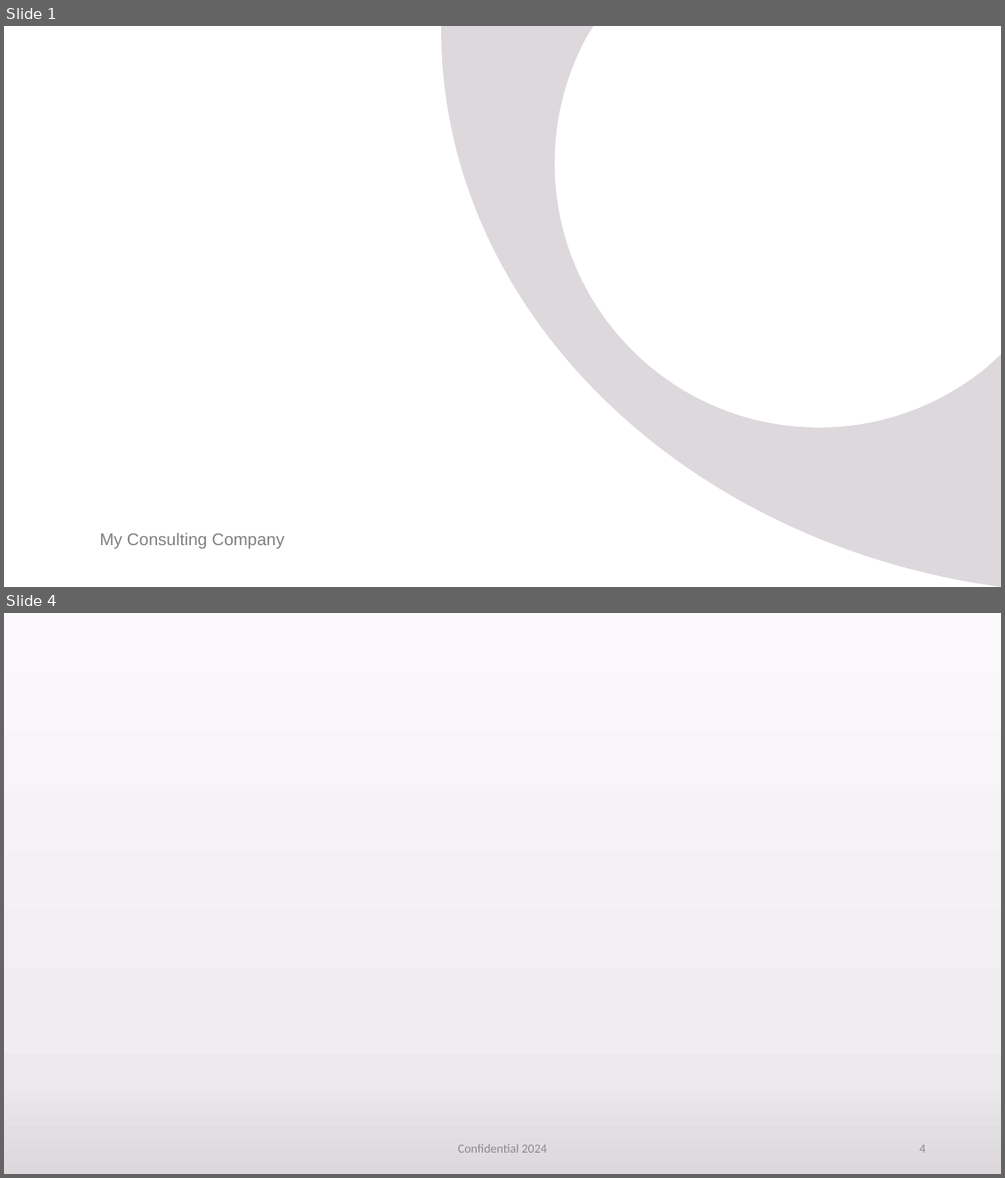
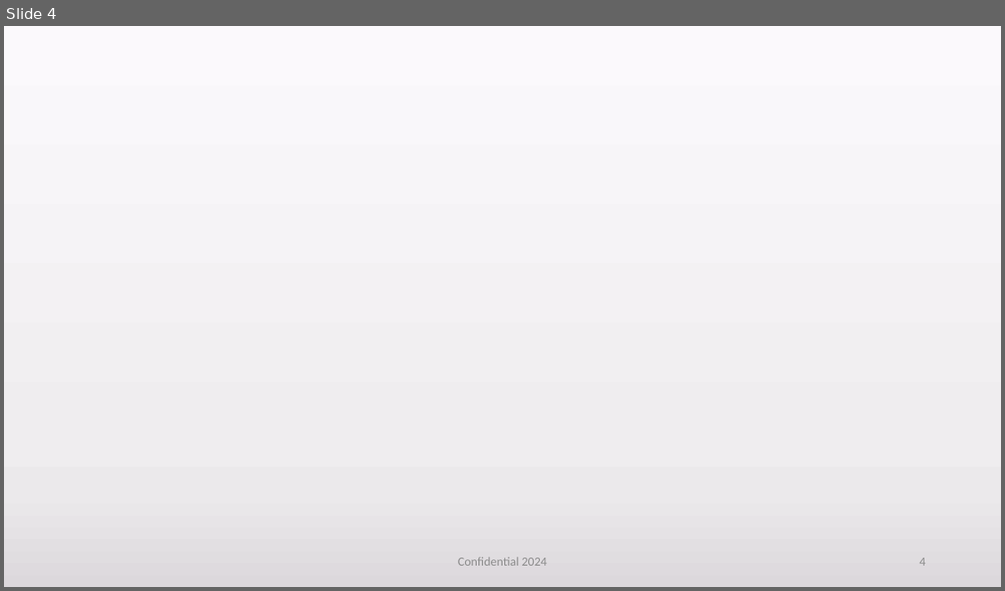
Before and after one commit to sebahrens/json2pptx, a slide deck: templates/business-template.pptx. Shown one above the other, each under a label of ours: slides 1 and 4 before the commit, slide 4 after it; the slides between them are not shown. The pictures are 1005x1178 and 1005x591 pixels, drawn with LibreOffice and Linux fonts; fonts in the diff are those of the drawing; background and template pictures are left out. Boxes give left, top, right and bottom in pixels: in the first picture for what was removed or moved away, otherwise in the second. Text is boxed around its words. In the diff, an @@ line names an element or a change of style, - is before the commit and + after.

```diff
--- a/templates/business-template.pptx
+++ b/templates/business-template.pptx
@@ slide 1 removed at (x1=4, y1=26, x2=1001, y2=587), background #DCD8DC @@
@@ freeform shape removed at (x1=4, y1=26, x2=1001, y2=587) @@
@@ freeform shape removed at (x1=555, y1=26, x2=1001, y2=427) @@
@@ text removed at (x1=100, y1=532, x2=285, y2=548) @@
-My Consulting Company
```
Also in this commit, not shown: 1 slide changed, 1 slide added, 7 other files.
